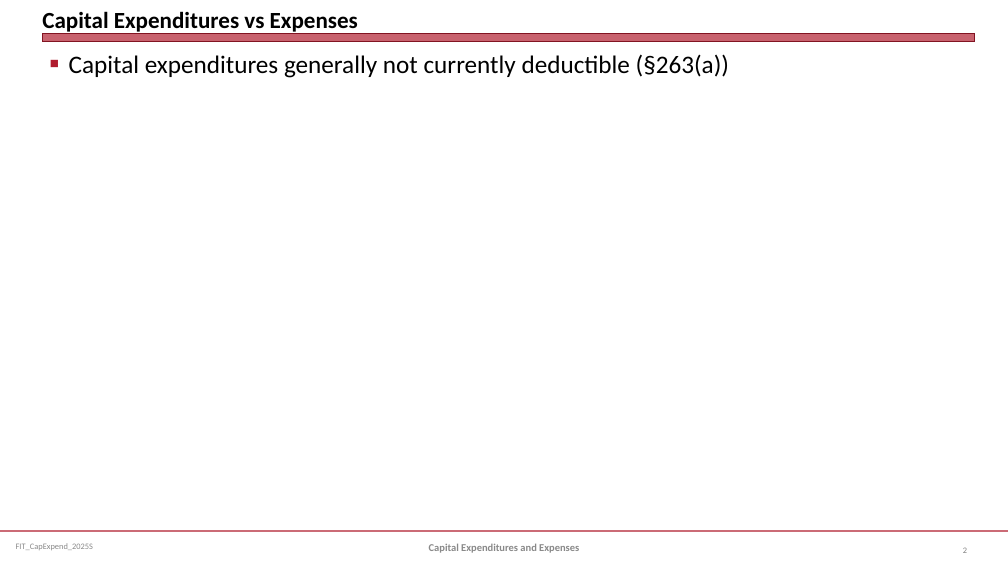
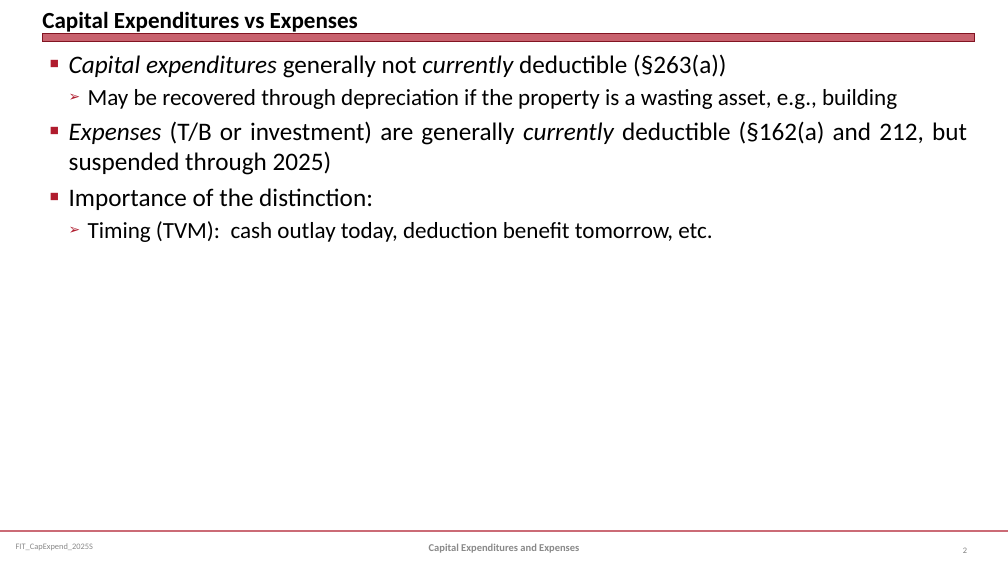
Before and after one commit to jmc877/Fed-Income-Tax, a slide deck: slide 2 of slides/FIT_CapExpend_2025S.pptx. Drawn at 1008x567 pixels with LibreOffice and Linux fonts; fonts in the diff are those of the drawing. Boxes give left, top, right and bottom in pixels: in the first picture for what was removed or moved away, otherwise in the second. Text is boxed around its words. In the diff, an @@ line names an element or a change of style, - is before the commit and + after.

```diff
--- a/slides/FIT_CapExpend_2025S.pptx
+++ b/slides/FIT_CapExpend_2025S.pptx
@@ text at <box>69,54,726,78</box>: italic on in "Capital expenditures currently" @@
@@ text at <box>69,89,967,242</box>: paragraphs added @@
+  ➢ May be recovered through depreciation if the property is a wasting asset, e.g., building
+■ Expenses (T/B or investment) are generally currently deductible (§162(a) and 212, but suspended through 2025)
+■ Importance of the distinction:
+  ➢ Timing (TVM): cash outlay today, deduction benefit tomorrow, etc.
```
Also in this commit, not shown: 9 slides removed, 1 other file.
